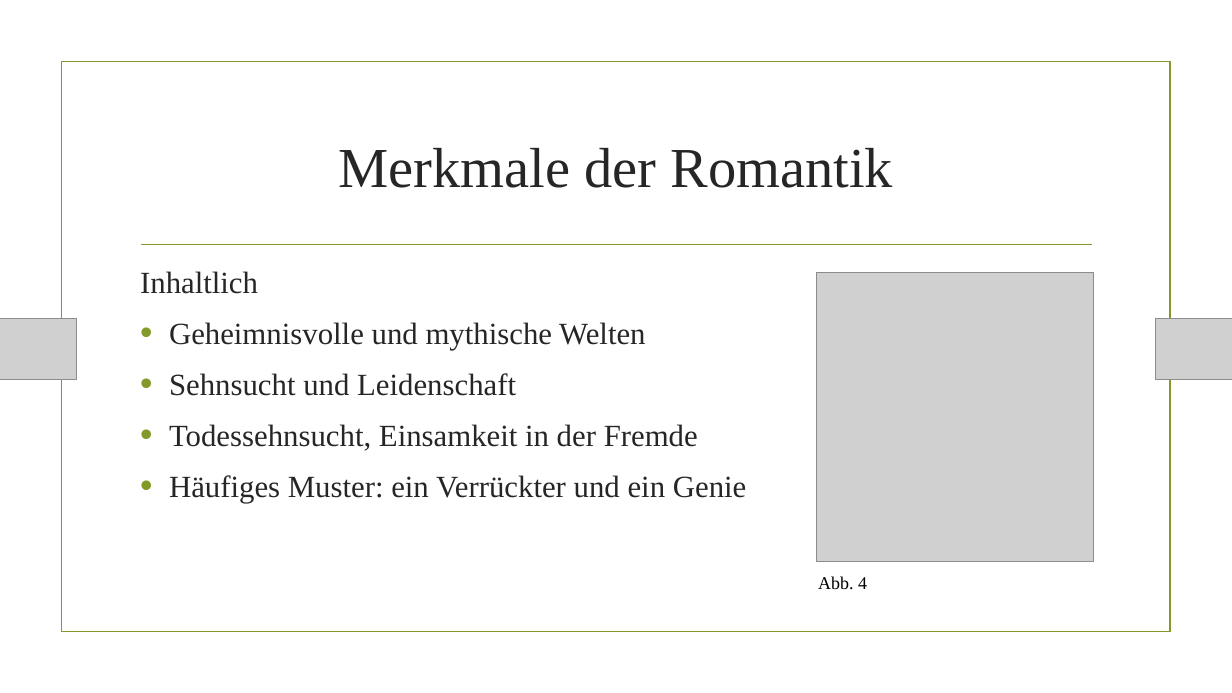
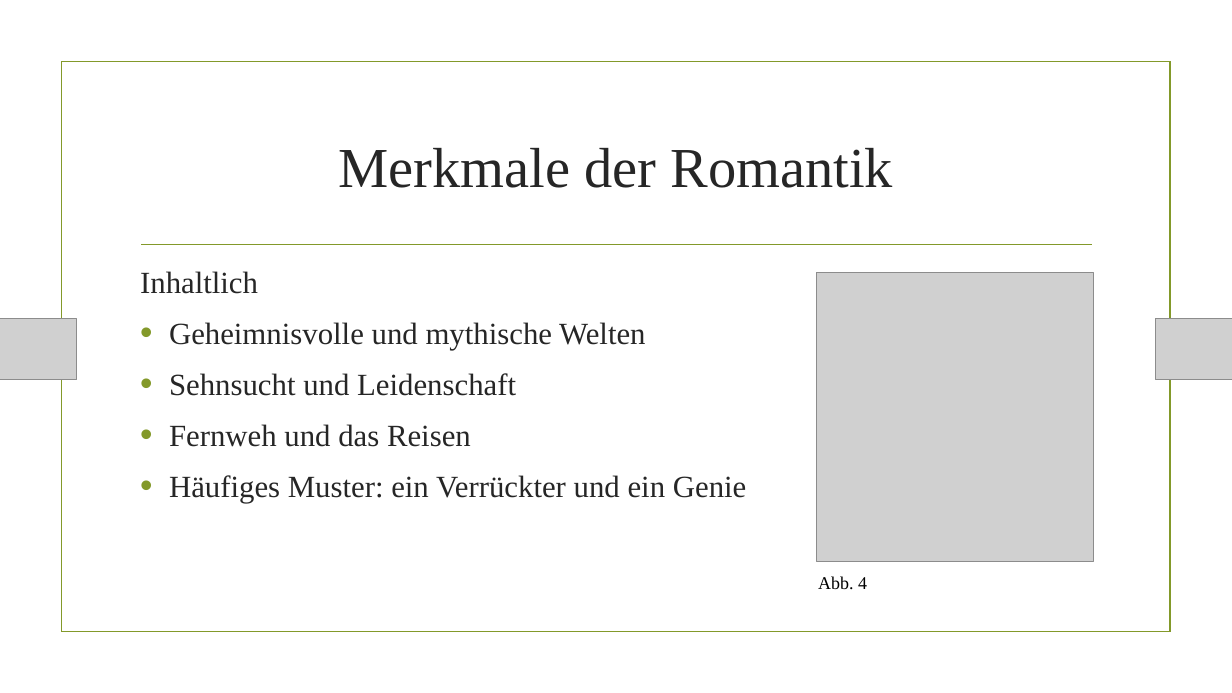
Before and after one commit to AkazeX/Schule, a slide deck: slide 7 of BM/Deutsch/Romantik/Romantik.pptx. Drawn at 1232x693 pixels with LibreOffice and Linux fonts; fonts in the diff are those of the drawing; grey boxes stand for pictures; background and template pictures are left out. Boxes give left, top, right and bottom in pixels: in the first picture for what was removed or moved away, otherwise in the second. Text is boxed around its words. In the diff, an @@ line names an element or a change of style, - is before the commit and + after.

```diff
--- a/BM/Deutsch/Romantik/Romantik.pptx
+++ b/BM/Deutsch/Romantik/Romantik.pptx
@@ text at box(169, 424, 471, 447): text changed @@
-• Todessehnsucht, Einsamkeit in der Fremde
+• Fernweh und das Reisen
```
Also in this commit, not shown: 2 other slides changed.
